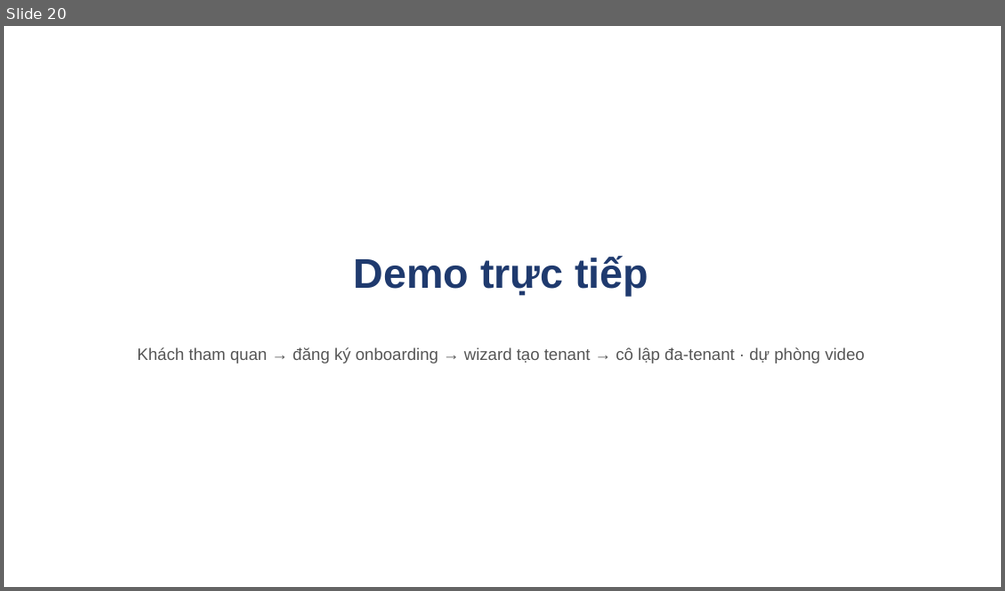
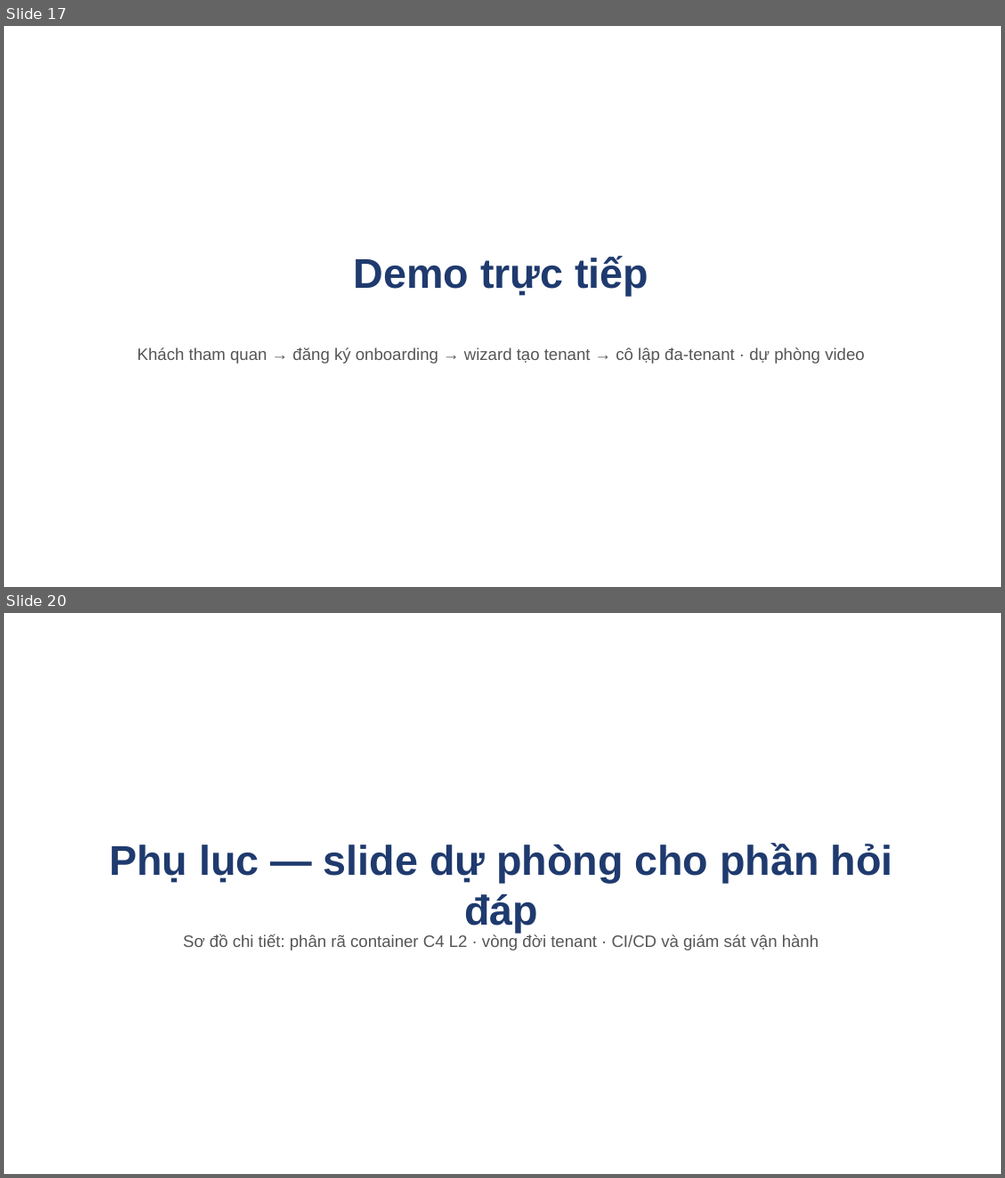
Before and after one commit to VictorAurelius/2026-Kite-Class-Platform, a slide deck: documents/08-thesis/defense/KiteHub-baove-khoaluan-20slide.pptx. Shown one above the other, each under a label of ours: slide 20 before the commit, slides 17 and 20 after it; the slides between them are not shown. The pictures are 1005x591 and 1005x1178 pixels, drawn with LibreOffice and Linux fonts; fonts in the diff are those of the drawing; background and template pictures are left out. Boxes give left, top, right and bottom in pixels: in the first picture for what was removed or moved away, otherwise in the second. Text is boxed around its words. In the diff, an @@ line names an element or a change of style, - is before the commit and + after.

```diff
--- a/documents/08-thesis/defense/KiteHub-baove-khoaluan-20slide.pptx
+++ b/documents/08-thesis/defense/KiteHub-baove-khoaluan-20slide.pptx
@@ slide 20 added at [4, 613, 1001, 1174], background picture (left out) @@
@@ text added at [109, 843, 893, 933], 40 pt, text #1F3A6E, bold @@
+Phụ lục — slide dự phòng cho phần hỏi đáp
@@ text added at [183, 934, 818, 950], 16 pt, text #555555 @@
+Sơ đồ chi tiết: phân rã container C4 L2 · vòng đời tenant · CI/CD và giám sát vận hành
@@ what was slide 20 is now slide 17 @@
```
Also in this commit, not shown: 16 slides changed, 1 other slide added, 1 slide removed, 2 other files.
